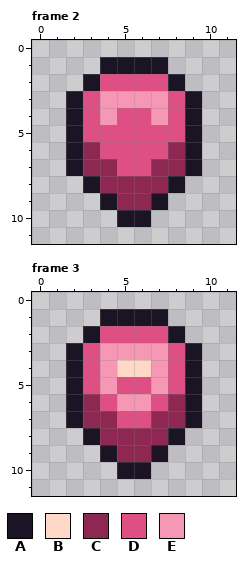
Pixel-art file -- tools/art/sparks/spark_draconic.aseprite. That is the earlier state.
12x12 pixels, 4 frames. Shown: frame 2, frame 3. The commit also changed other frames, which this record leaves out.
Visible layers, top first: "glow", "base".
Palette (. is transparent): A #1a1424  B #ffd8c8  C #8e2852  D #de4f84  E #f797b6
Pixels before, frame 2, first column x 2:
 1 ..AAAA..
 2 .ADDDDA.
 3 ADEEEEDA
 4 ADEDDEDA
 5 ADDDDDDA
 6 ACDDDDCA
 7 ACCDDCCA
 8 .ACCCCA.
 9 ..ACCA..
10 ...AA...
Pixels before, frame 3, first column x 2:
 1 ..AAAA..
 2 .ADDDDA.
 3 ADEEEEDA
 4 ADEBBEDA
 5 ADEDDEDA
 6 ACDEEDCA
 7 ACCDDCCA
 8 .ACCCCA.
 9 ..ACCA..
10 ...AA...
Now the later version:
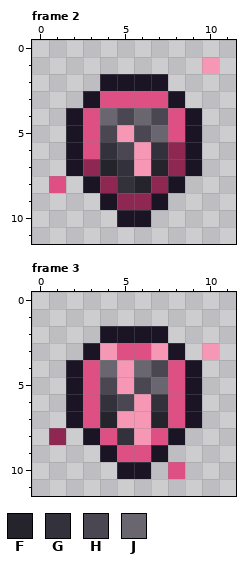
Colours new in this view: F #25232c  G #33313b  H #4a4752  J #6a6670
What changed:
Changed rows in their new state; - is an unchanged pixel.
Frame 2, layers "glow", "base":
first column x 1:
 1 ---....--E
 2 --.AAAA.--
 3 -.ADDDDA.-
 4 ---JHJH---
 5 ---HEHJ---
 6 --DGHEG---
 7 ---FGEF---
 8 D---GF----
Frame 3, layers "glow", "base":
first column x 1:
 1 ---....---
 2 --.AAAA.--
 3 -.A-DD-A.E
 4 ---JEJH---
 5 ---HEHJ---
 6 --DGH-GD--
 7 --DFEEFD--
 8 C--DGED---
 9 ----DD----
10 -------D--
